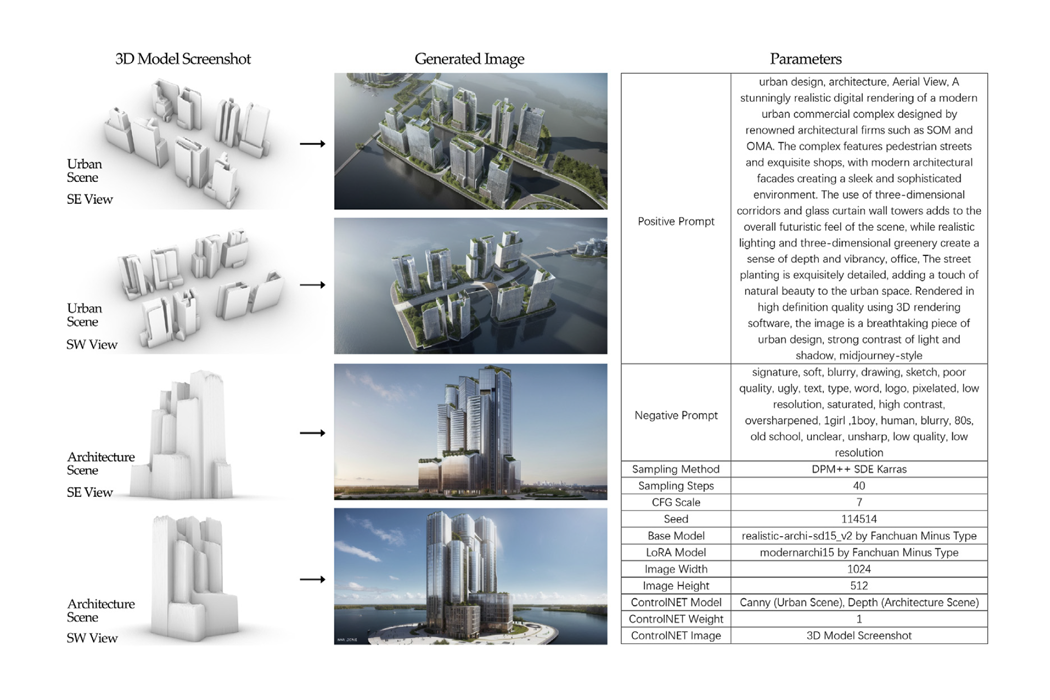
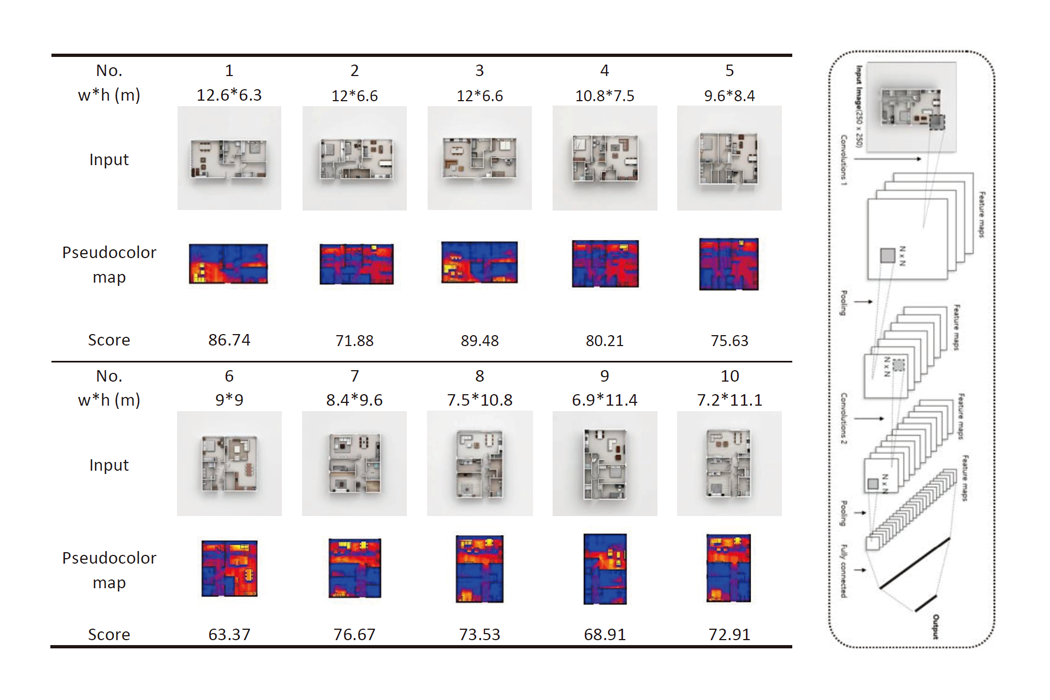
Before/after of a 1050 × 700 layered artwork. What changed in the layer stack:
added layer "图层 2" above "图层 1" over [825, 46, 996, 650]
painted on "图层 1" over [50, 46, 996, 650]
